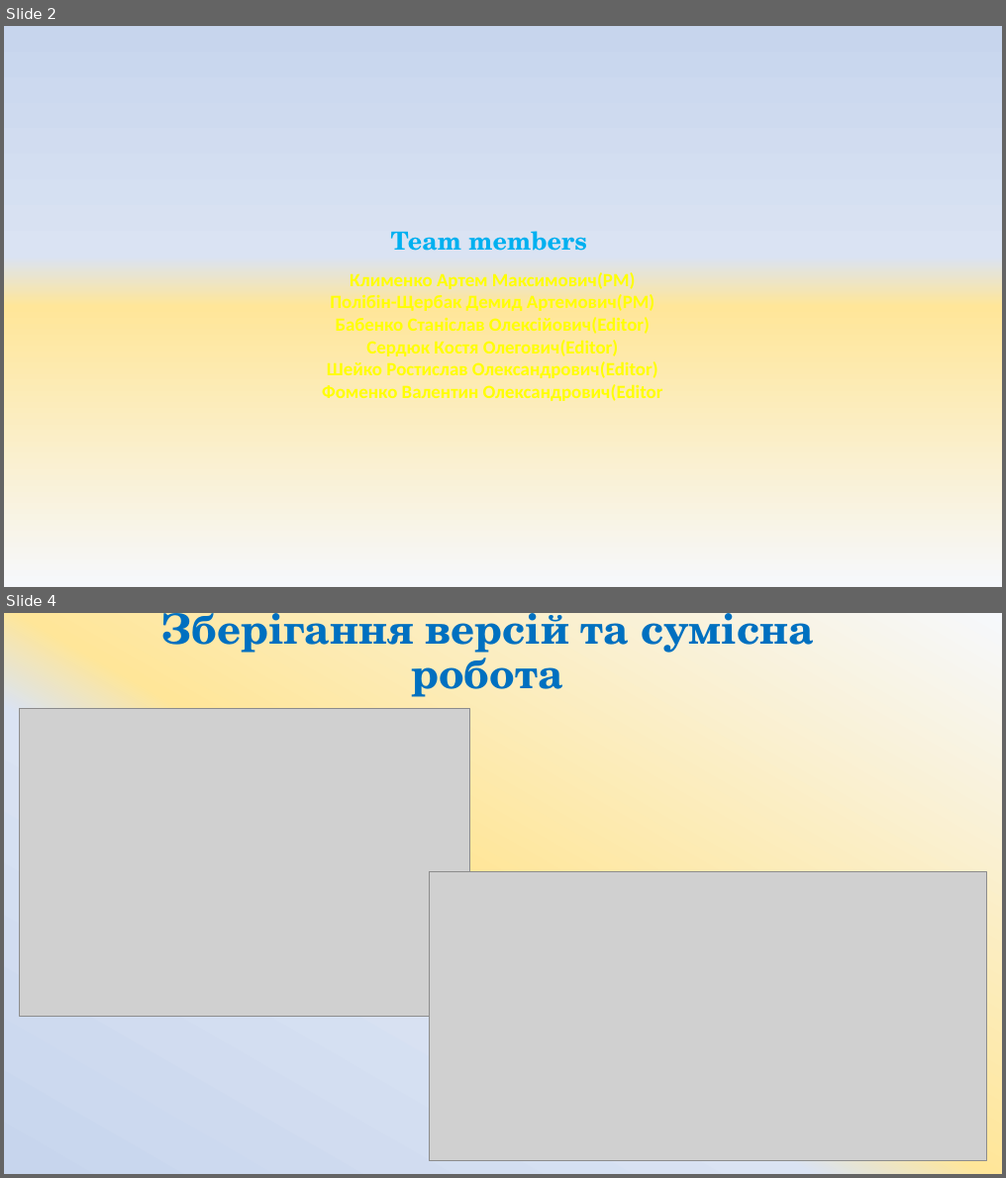
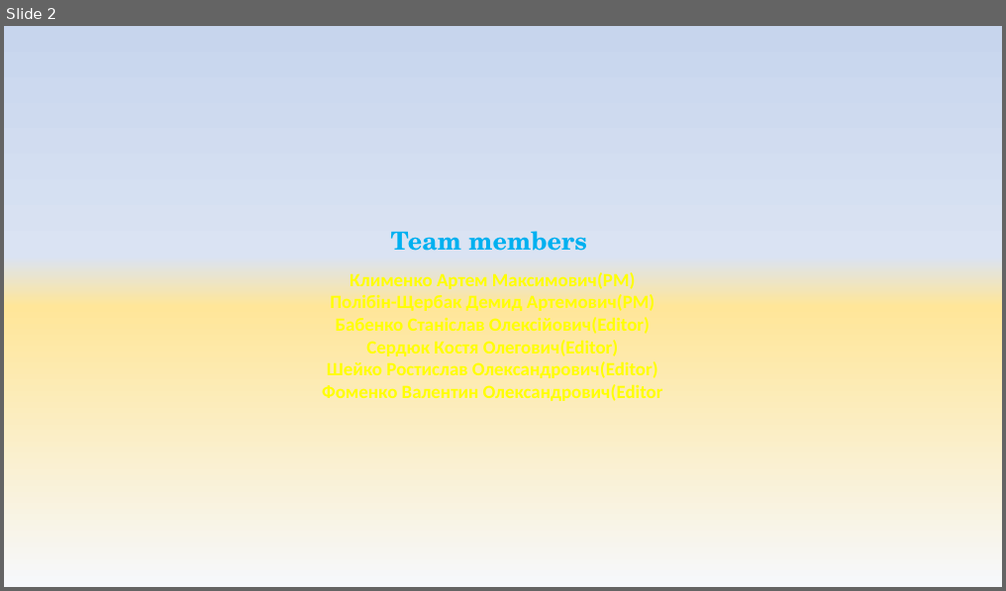
Before and after one commit to ArtemKlym/git_presentation, a slide deck: Git_1 part.pptx. Shown one above the other, each under a label of ours: slides 2 and 4 before the commit, slide 2 after it; the slides between them are not shown. The pictures are 1006x1178 and 1006x591 pixels, drawn with LibreOffice and Linux fonts; fonts in the diff are those of the drawing; grey boxes stand for pictures. Boxes give left, top, right and bottom in pixels: in the first picture for what was removed or moved away, otherwise in the second. Text is boxed around its words. In the diff, an @@ line names an element or a change of style, - is before the commit and + after.

```diff
--- a/Git_1 part.pptx
+++ b/Git_1 part.pptx
@@ slide 4 removed at bbox=[4, 613, 1002, 1174], background gradient #F6F8FC to #FFE699 to #DAE3F3 to #C7D5ED @@
@@ title removed at bbox=[160, 613, 814, 697] @@
-Зберігання версій та сумісна робота
@@ picture removed at bbox=[20, 709, 469, 1017] @@
@@ picture removed at bbox=[430, 871, 987, 1161] @@
```
Also in this commit, not shown: 26 other slides removed.
